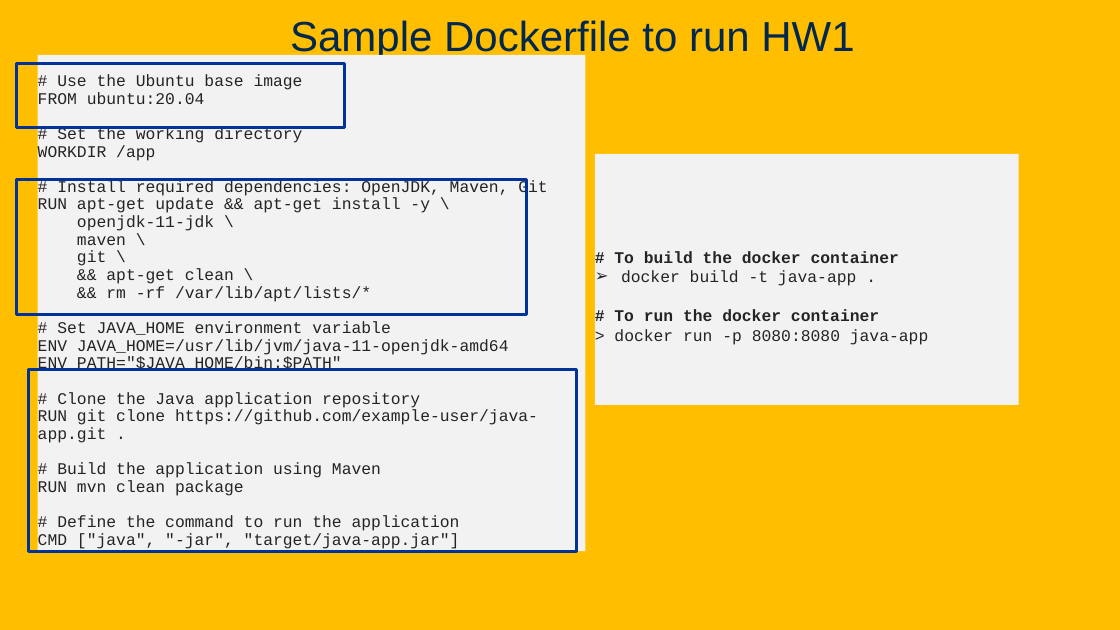
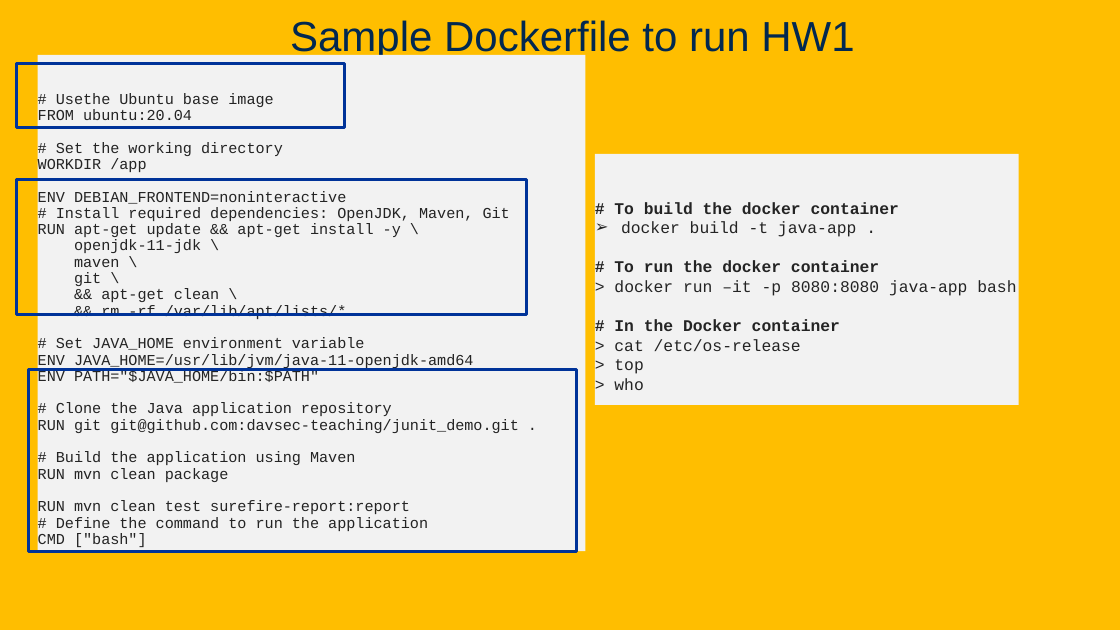
Before and after one commit to davsec-teaching/ecs160-f25, a slide deck: slide 32 of slides/4_unit_testing_mocking_frameworks_CI.pptx (slide 19 before the commit). Drawn at 1120x630 pixels with LibreOffice and Linux fonts; fonts in the diff are those of the drawing; background and template pictures are left out. Boxes give left, top, right and bottom in pixels: in the first picture for what was removed or moved away, otherwise in the second. Text is boxed around its words. In the diff, an @@ line names an element or a change of style, - is before the commit and + after.

```diff
--- a/slides/4_unit_testing_mocking_frameworks_CI.pptx
+++ b/slides/4_unit_testing_mocking_frameworks_CI.pptx
@@ text at (38, 109, 510, 531): size 14 to 12.9 pt in "FROM ubuntu:20.04", "# Set the working directory", "WORKDIR /app", "# Install required dependencies: OpenJDK, Maven, Git" and 13 more places @@
@@ text at (56, 93, 273, 107): text changed; size 14 to 12.9 pt @@
-# Use the Ubuntu base image
+# Usethe Ubuntu base image
@@ text at (38, 191, 346, 204): paragraph added @@
+ENV DEBIAN_FRONTEND=noninteractive
@@ text in rectangle at (614, 280, 1016, 390): text changed @@
-> docker run -p 8080:8080 java-app
+> docker run –it -p 8080:8080 java-app bash
+# In the Docker container
+> cat /etc/os-release
+> top
+> who
@@ text at (38, 419, 519, 433): text changed; size 14 to 12.9 pt @@
-RUN git clone https://github.com/example-user/java-app.git .
+RUN git git@github.com:davsec-teaching/junit_demo.git .
@@ text at (38, 500, 410, 514): paragraph added @@
+RUN mvn clean test surefire-report:report
@@ text at (38, 533, 147, 547): text changed; size 14 to 12.9 pt @@
-CMD ["java", "-jar", "target/java-app.jar"]
+CMD ["bash"]
```
Also in this commit, not shown: 1 other slide changed, 14 slides added, 1 other file.
